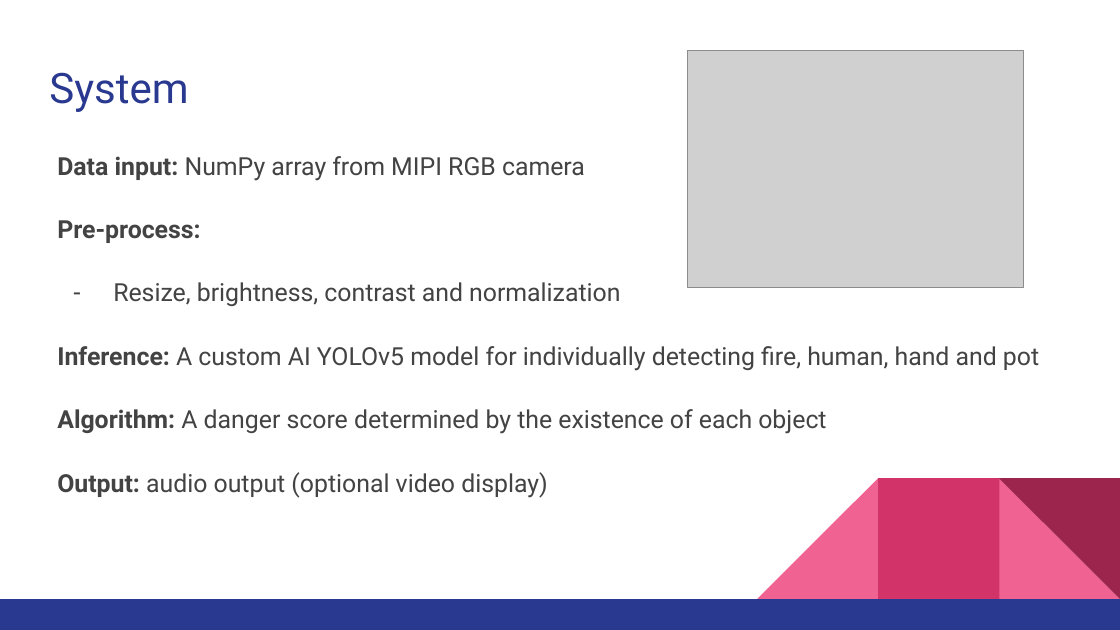
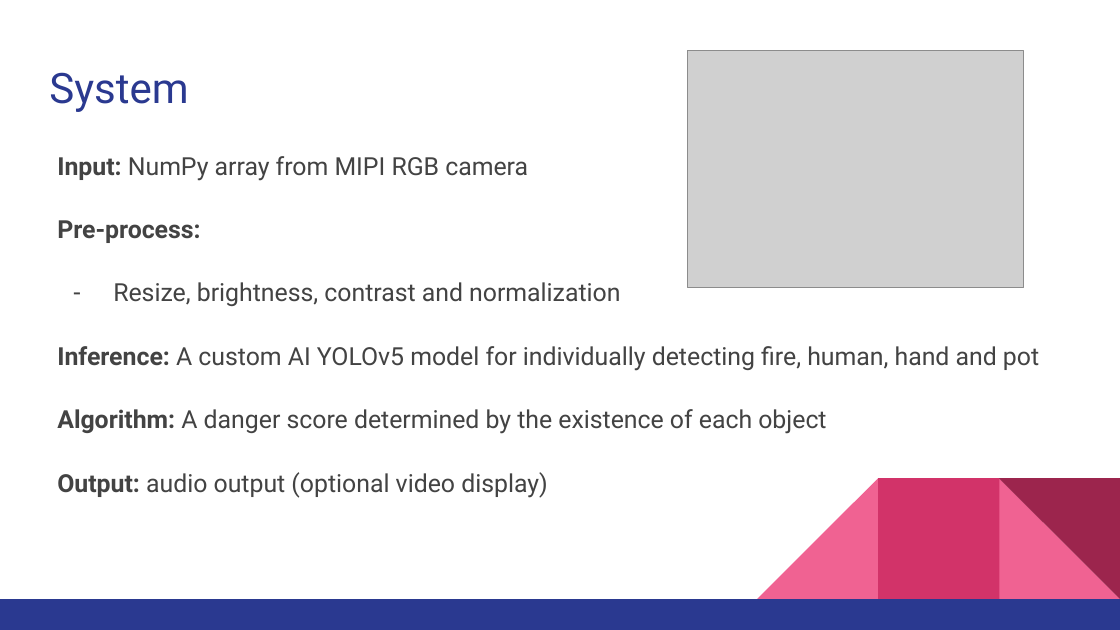
Before and after one commit to ToastTO/KSG_FPY, a slide deck: slide 6 of docs/Kitchen Safety Guide.pptx. Drawn at 1120x630 pixels with LibreOffice and Linux fonts; fonts in the diff are those of the drawing; grey boxes stand for pictures. Boxes give left, top, right and bottom in pixels: in the first picture for what was removed or moved away, otherwise in the second. Text is boxed around its words. In the diff, an @@ line names an element or a change of style, - is before the commit and + after.

```diff
--- a/docs/Kitchen Safety Guide.pptx
+++ b/docs/Kitchen Safety Guide.pptx
@@ text at [57, 156, 528, 181]: text changed @@
-Data input: NumPy array from MIPI RGB camera
+Input: NumPy array from MIPI RGB camera
```
Also in this commit, not shown: 2 other slides changed, 1 slide added.
